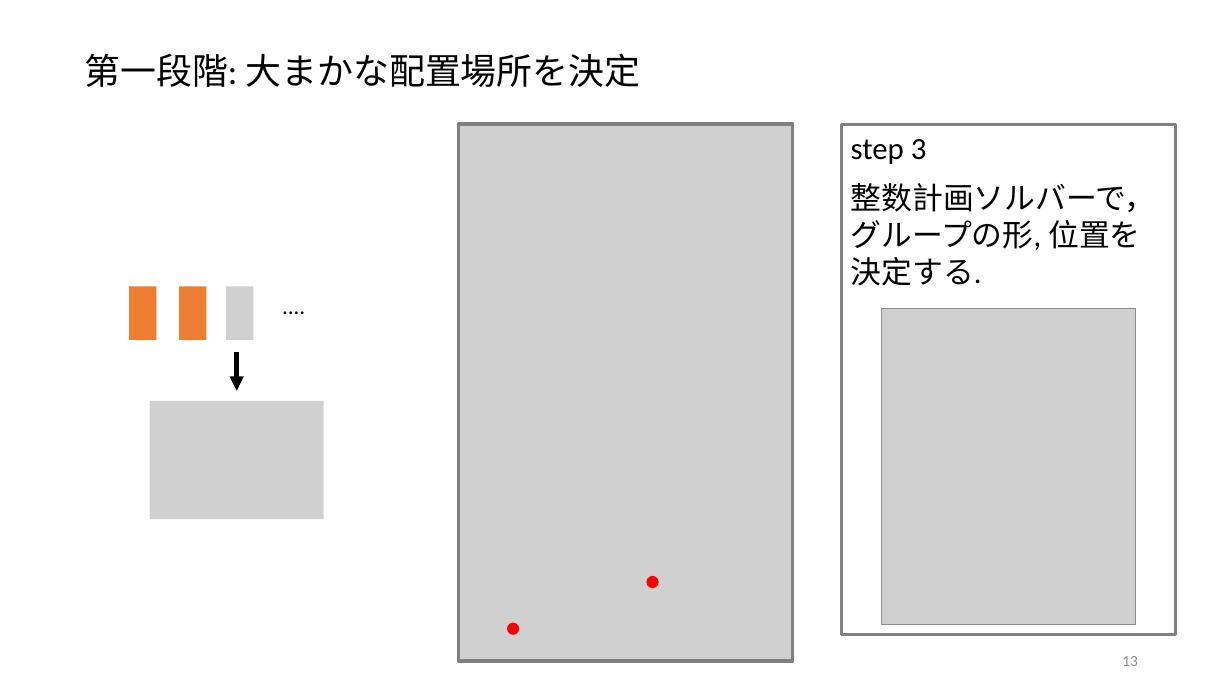
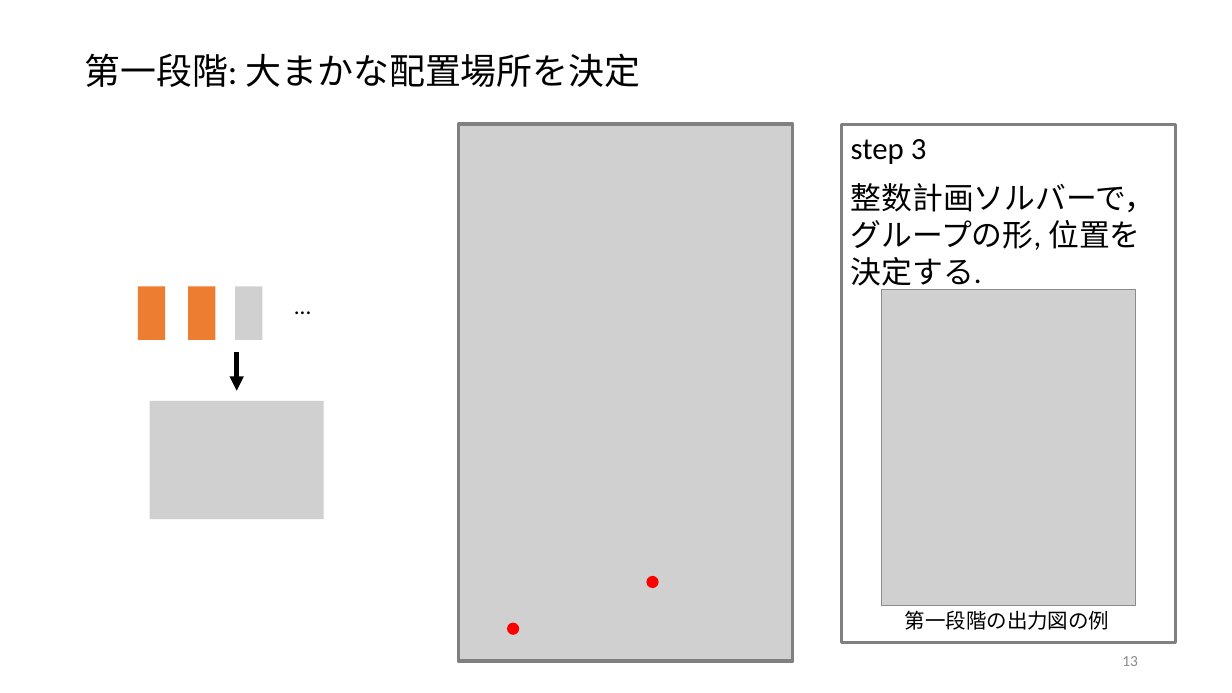
Before and after one commit to r-kurosu/kline, a slide deck: slide 13 of 卒論発表用スライド.pptx. Drawn at 1232x693 pixels with LibreOffice and Linux fonts; fonts in the diff are those of the drawing; grey boxes stand for pictures. Boxes give left, top, right and bottom in pixels: in the first picture for what was removed or moved away, otherwise in the second. Text is boxed around its words. In the diff, an @@ line names an element or a change of style, - is before the commit and + after.

```diff
--- a/卒論発表用スライド.pptx
+++ b/卒論発表用スライド.pptx
@@ rectangle "step 3": place and size @@
-rectangle "step 3" at (842, 125, 1177, 635)
+rectangle "step 3" at (842, 125, 1177, 642)
@@ 2 rectangles, 1 picture: place and size @@
-2 rectangles, 1 picture at (129, 287, 254, 340)
+2 rectangles, 1 picture at (138, 287, 262, 340)
@@ text at (285, 287, 321, 323): text changed @@
-....
+...
@@ picture: place and size @@
-picture at (882, 309, 1136, 625)
+picture at (882, 289, 1136, 605)
@@ text added at (905, 610, 1110, 630), 16 pt, text #000000 @@
+第一段階の出力図の例
```
Also in this commit, not shown: 1 other slide changed, 2 other files.
